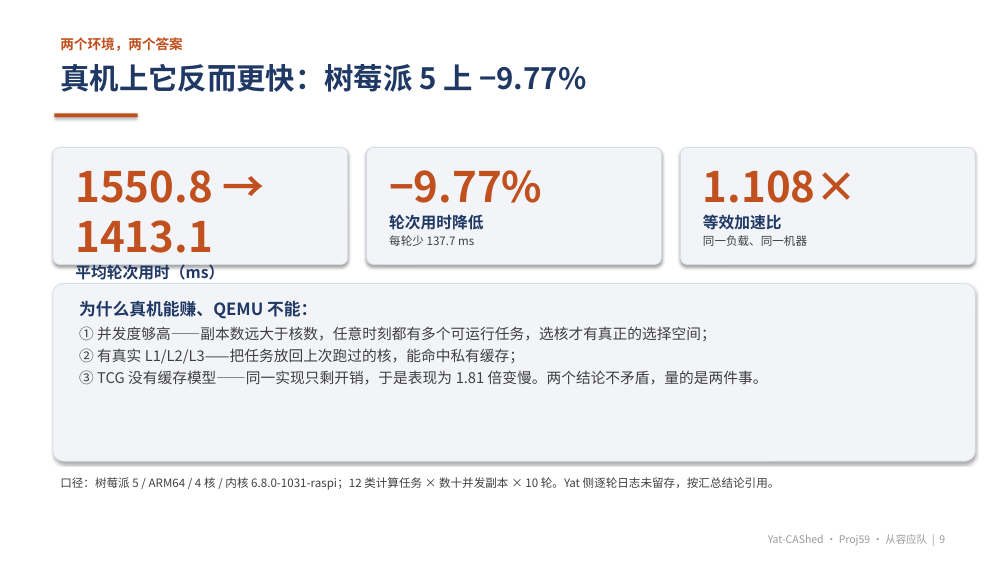
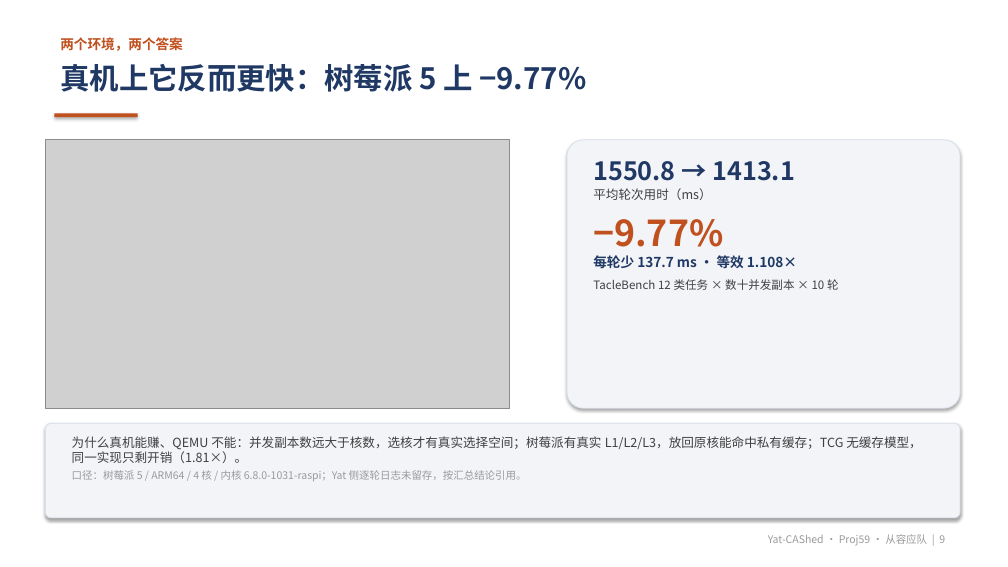
Before and after one commit to mafuquan430/Yat-CAshed, a slide deck: slide 9 of report/slides/结题答辩.pptx. Drawn at 1008x567 pixels with LibreOffice and Linux fonts; fonts in the diff are those of the drawing; grey boxes stand for pictures. Boxes give left, top, right and bottom in pixels: in the first picture for what was removed or moved away, otherwise in the second. Text is boxed around its words. In the diff, an @@ line names an element or a change of style, - is before the commit and + after.

Commit message:
feat(slides): 真机页配自制对比图
- 新增 report/slides/img/fig-pi-taclebench.png：CFS 1550.8 vs Yat 1413.1 ms，
  标注 −137.7 ms（−9.77%），与论文表 11 同源
- 第 9 页重排：左图右数，底部一行讲清"为什么真机能赚、QEMU 不能"与口径

```diff
--- a/report/slides/结题答辩.pptx
+++ b/report/slides/结题答辩.pptx
@@ picture added at (x1=45, y1=140, x2=510, y2=408) @@
@@ rounded rectangle removed at (x1=53, y1=147, x2=348, y2=265) @@
@@ rounded rectangle removed at (x1=367, y1=147, x2=662, y2=265) @@
@@ rounded rectangle resized from (x1=681, y1=147, x2=975, y2=265) to (x1=567, y1=140, x2=960, y2=408) @@
@@ text removed at (x1=75, y1=170, x2=224, y2=280) @@
-1550.8 → 1413.1
-平均轮次用时（ms）
-TacleBench 10 轮平均
@@ text removed at (x1=389, y1=170, x2=542, y2=230) @@
-−9.77%
-轮次用时降低
-每轮少 137.7 ms
@@ text added at (x1=593, y1=161, x2=839, y2=290), 11 pt, text #404040, bold @@
+1550.8 → 1413.1
+平均轮次用时（ms）
+−9.77%
+每轮少 137.7 ms · 等效 1.108×
+TacleBench 12 类任务 × 数十并发副本 × 10 轮
@@ text removed at (x1=703, y1=170, x2=858, y2=246) @@
-1.108×
-等效加速比
-同一负载、同一机器
@@ text removed at (x1=79, y1=300, x2=768, y2=385) @@
-为什么真机能赚、QEMU 不能：
-① 并发度够高——副本数远大于核数，任意时刻都有多个可运行任务，选核才有真正的选择空间；
-② 有真实 L1/L2/L3——把任务放回上次跑过的核，能命中私有缓存；
-③ TCG 没有缓存模型——同一实现只剩开销，于是表现为 1.81 倍变慢。两个结论不矛盾，量的是两件事。
@@ rounded rectangle resized from (x1=53, y1=284, x2=975, y2=461) to (x1=45, y1=423, x2=960, y2=518) @@
@@ text at (x1=72, y1=436, x2=922, y2=481): text changed; size 11 to 12 pt @@
-口径：树莓派 5 / ARM64 / 4 核 / 内核 6.8.0-1031-raspi；12 类计算任务 × 数十并发副本 × 10 轮。Yat 侧逐轮日志未留存，按汇总结论引用。
+为什么真机能赚、QEMU 不能：并发副本数远大于核数，选核才有真实选择空间；树莓派有真实 L1/L2/L3，放回原核能命中私有缓存；TCG 无缓存模型，同一实现只剩开销（1.81×）。
+口径：树莓派 5 / ARM64 / 4 核 / 内核 6.8.0-1031-raspi；Yat 侧逐轮日志未留存，按汇总结论引用。
```
Also in this commit, not shown: 1 other file.
